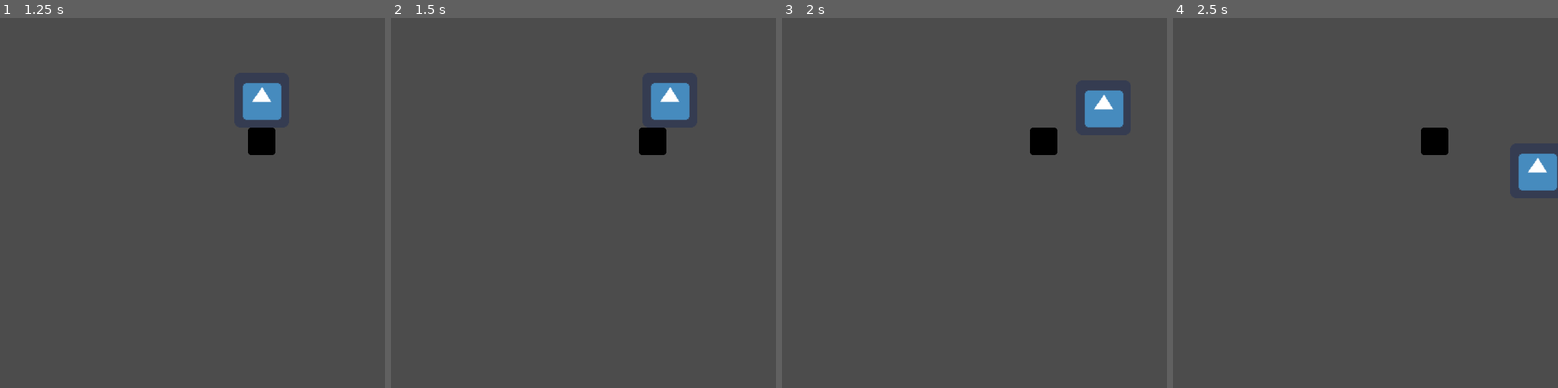
Above: before the commit, frames 1-4 (left to right).
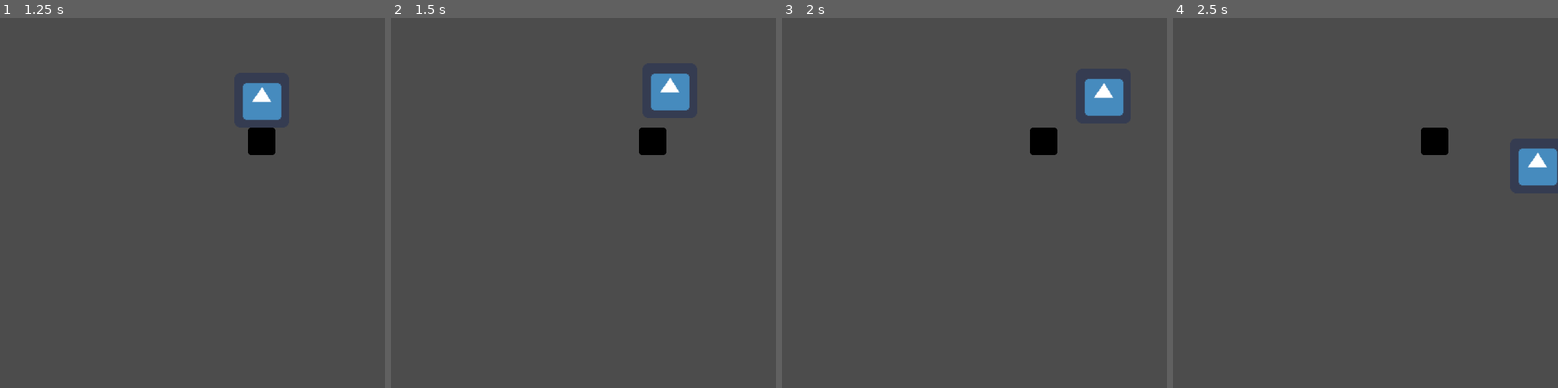
Above: after the commit, the same moments.

Repository: DayvanRider/HALT-Game-Jam-2018-August
Game: Godot game, scene res://Main.tscn
Two runs of this game, one before a commit and one after it. Both use one fixed random seed, a clock stepped at 60 frames per second and the inputs below. The engine's default icon, where the game draws it, is replaced by a stand-in: a white triangle on a blue panel in a dark square.
Inputs:
- Up to frame 1 (1.25 s): click "Play" at 0.5 s
- Up to frame 2 (1.5 s): hold Right (ui_right) from 1.28 s (still down); tap Up (ui_up) at 1.35 s
- Up to frame 3 (2 s): keep holding Right (ui_right); tap Up (ui_up) at 1.52, 1.82 s
- Up to frame 4 (2.5 s): keep holding Right (ui_right); tap Up (ui_up) at 2.1, 2.27 s

Frame 1 is identical in both runs. In frame 2, 0.7% of the frame differs, in the area x 67-78%, y 15-28%; in frame 3, 0.8%, in the area x 78-89%, y 16-30%; in frame 4, 0.4%.

Commit message:
add jump

Diff:
--- a/JSUS/KinematicBody2D.gd
+++ b/JSUS/KinematicBody2D.gd
@@ -3,6 +3,7 @@
 const SPEED = 100
 const GRAVITY = 5
 const UP = Vector2(0,-1)
+const JUMP = -100
 
 var motion = Vector2(0,0)
 
@@ -20,6 +21,11 @@
 		motion.x = -SPEED
 	else:
 		motion.x = 0
+
+	if is_on_floor():
+		if Input.is_action_just_pressed("ui_up"):
+			motion.y = JUMP
+
 	motion = move_and_slide(motion,UP)
 
 
